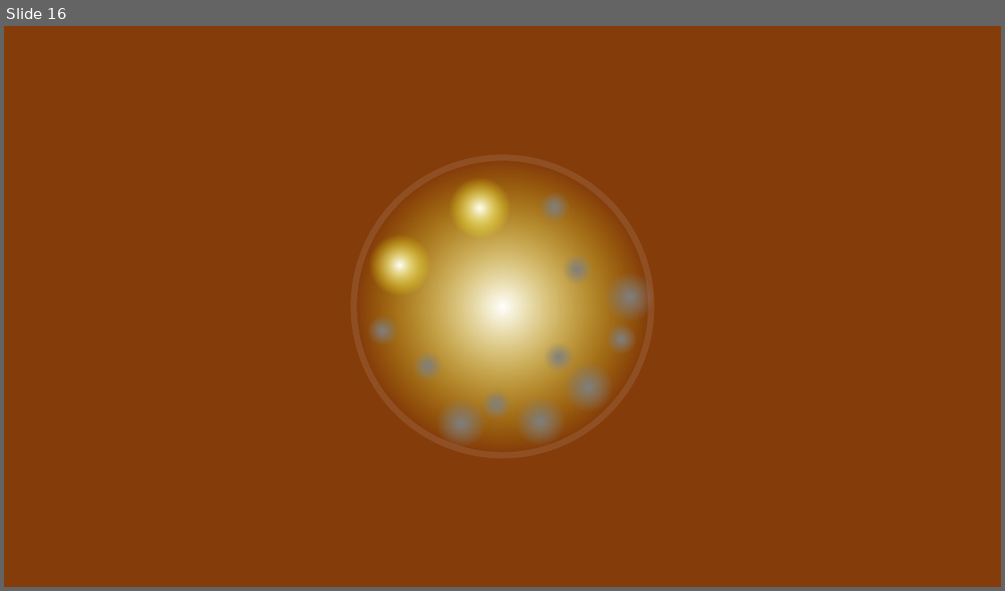
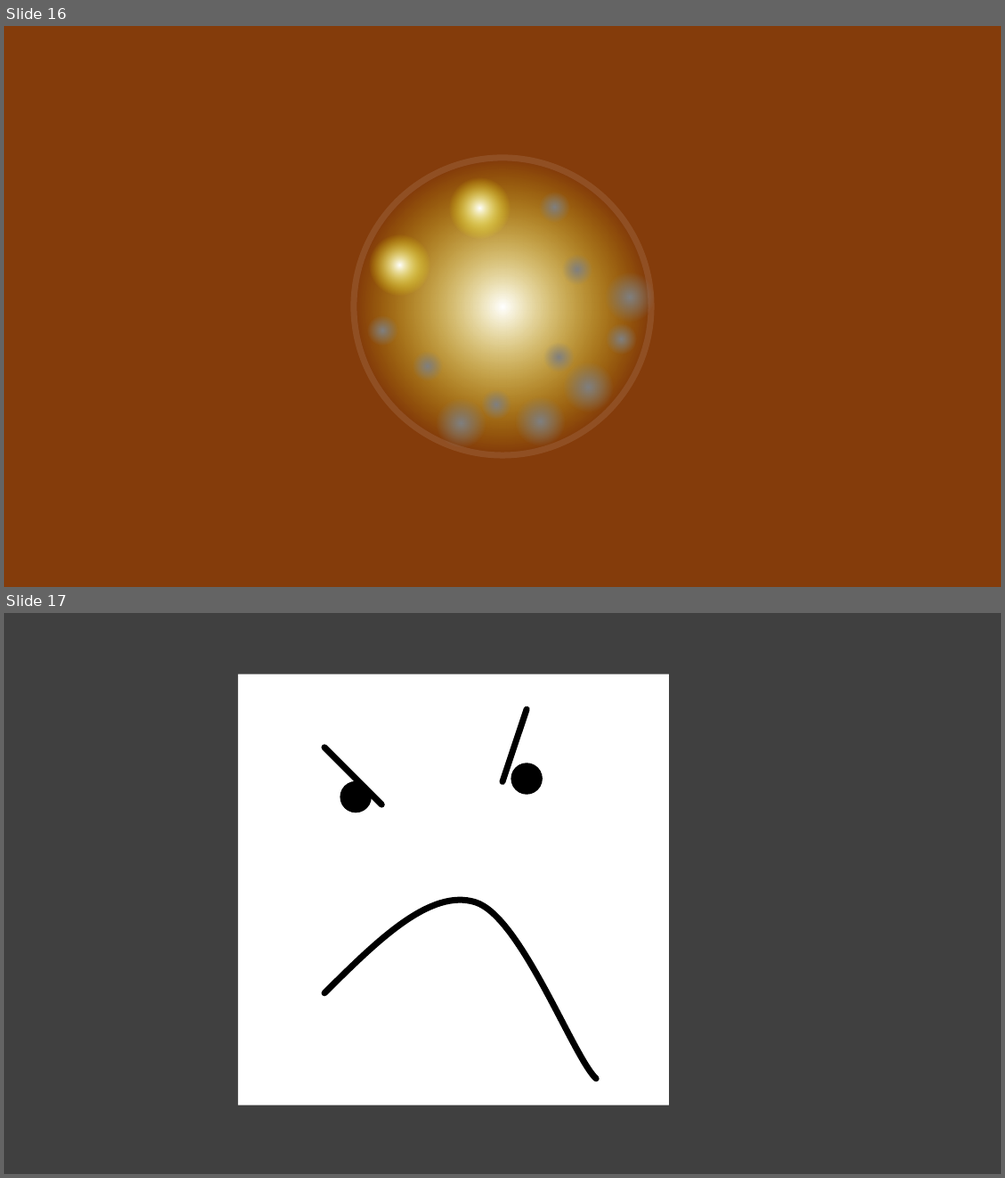
Before and after one commit to Airtoum/05-FPS-Maze, a slide deck: FPS-Maze-Drawing.pptx. Shown one above the other, each under a label of ours: slide 16 before the commit, slides 16 and 17 after it. The pictures are 1005x591 and 1005x1178 pixels, drawn with LibreOffice and Linux fonts; fonts in the diff are those of the drawing. Boxes give left, top, right and bottom in pixels: in the first picture for what was removed or moved away, otherwise in the second. Text is boxed around its words. In the diff, an @@ line names an element or a change of style, - is before the commit and + after.

```diff
--- a/FPS-Maze-Drawing.pptx
+++ b/FPS-Maze-Drawing.pptx
@@ slide 17 added at (x1=4, y1=613, x2=1001, y2=1174), background #404040 @@
@@ rectangle added at (x1=238, y1=674, x2=669, y2=1105), fill #FFFFFF @@
@@ line added from (526, 709) to (502, 782), #000000 6 pt @@
@@ line added from (324, 747) to (381, 804), #000000 6 pt @@
@@ ellipse added at (x1=512, y1=763, x2=542, y2=794), fill #000000, outline #000000 1 pt @@
@@ ellipse added at (x1=340, y1=782, x2=372, y2=812), fill #000000, outline #000000 1 pt @@
@@ freeform shape added at (x1=324, y1=900, x2=596, y2=1078), outline #000000 6 pt @@
```
Also in this commit, not shown: 2 other slides added, 37 other files.
